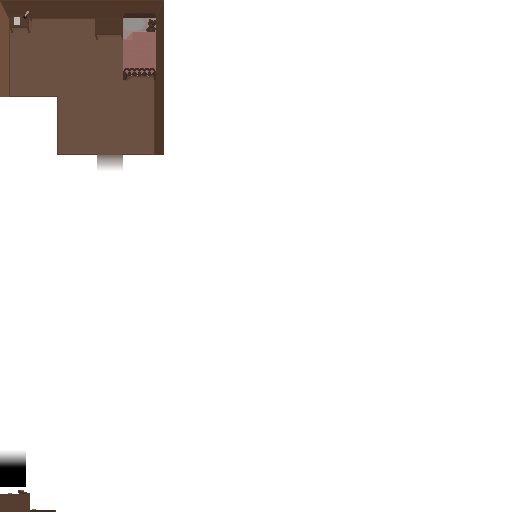
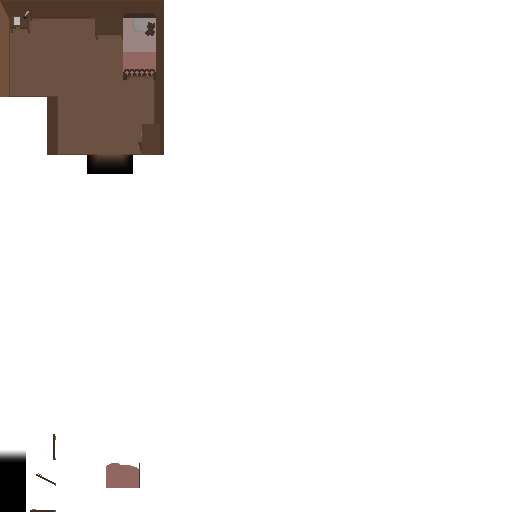
The second 512 x 512 image is a revision of the first. Changes to its layers:
added layer "Paint Layer 1 (pasted)" above "root Merged" over (x1=87, y1=18, x2=160, y2=488)
painted on "root Merged" over (x1=0, y1=18, x2=160, y2=512)
